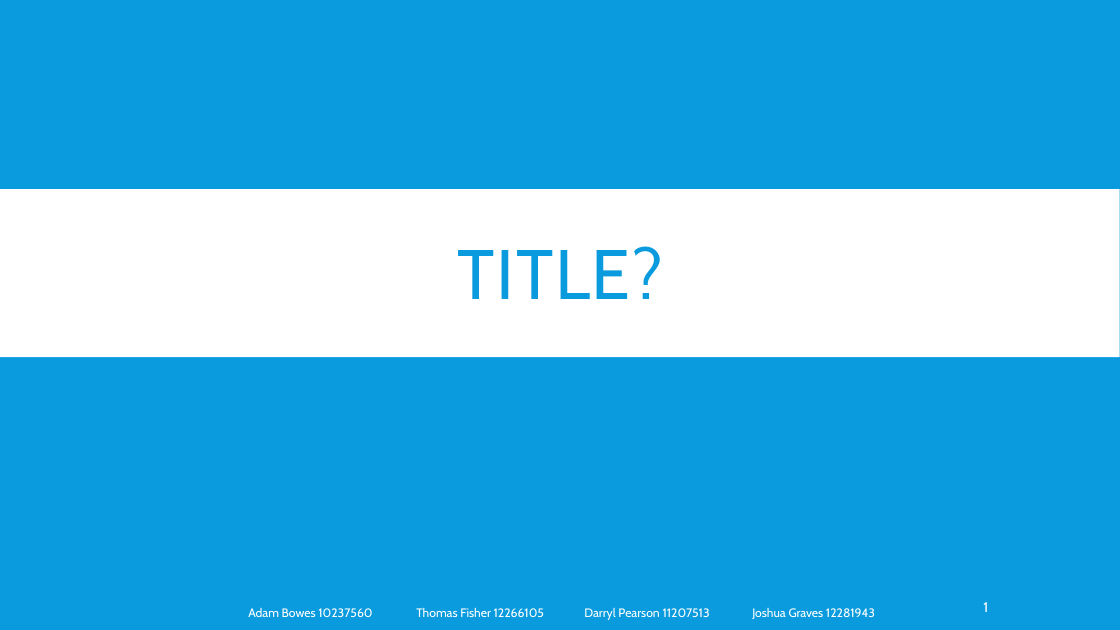
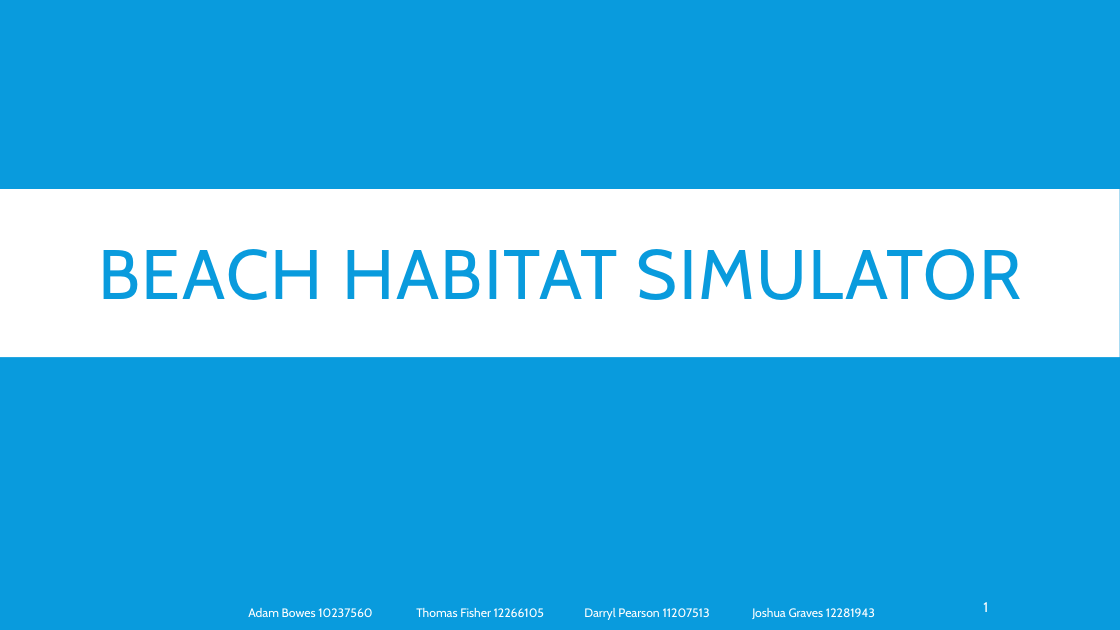
Before and after one commit to lazerduck/GroupProject_Lincoln_2014, a slide deck: slide 1 of Document/Presentation.pptx. Drawn at 1120x630 pixels with LibreOffice and Linux fonts; fonts in the diff are those of the drawing. Boxes give left, top, right and bottom in pixels: in the first picture for what was removed or moved away, otherwise in the second. Text is boxed around its words. In the diff, an @@ line names an element or a change of style, - is before the commit and + after.

```diff
--- a/Document/Presentation.pptx
+++ b/Document/Presentation.pptx
@@ title at [98, 249, 1022, 300]: text changed @@
-TITLE?
+BEACH HABITAT SIMULATOR
```
Also in this commit, not shown: 5 other slides changed, 1 other file.
